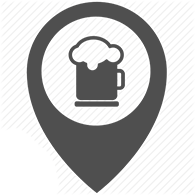
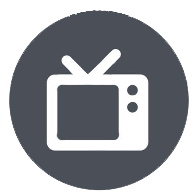
Layer changes from the first w=195, h=195 image to the second:
hid "Mapa hotovo" over [1, 1, 195, 195]
showed "Background copy", painted on it over [9, 10, 189, 191]
